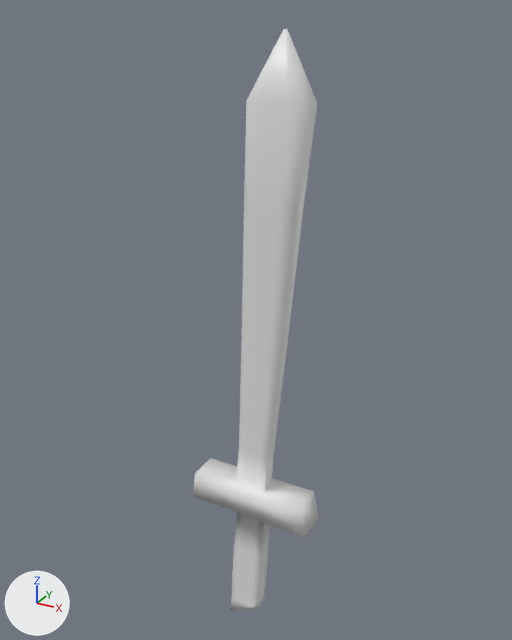
A saved change to the FBX model city-sim/Assets/Models/Sword.fbx.
Both versions are drawn from a 50 mm lens placed at (2.33, -4.13, 4.58), pointed at (-0.02, 0.15, 2.44). Lighting does not change. The marker at lower left points along +X, +Y and +Z.

Script lines for the objects in view, before the commit:
```python
mat_material = principled_material('Material')
mat_material.base_color = (0.8, 0.8, 0.8)  # white #e7e7e7
mat_material.roughness = 0.4
me_cube = bpy.data.meshes.new('Cube')
me_cube.from_pydata(...)  # 166 vertices, 152 faces; spans x -0.47..0.56, y -0.13..0.13, z -0.32..4.46
me_cube.materials.append(mat_material)  # white #e7e7e7
ob_cube = bpy.data.objects.new('Cube', me_cube)
ob_cube.location = (0.0, 0.0, 0.0)
```
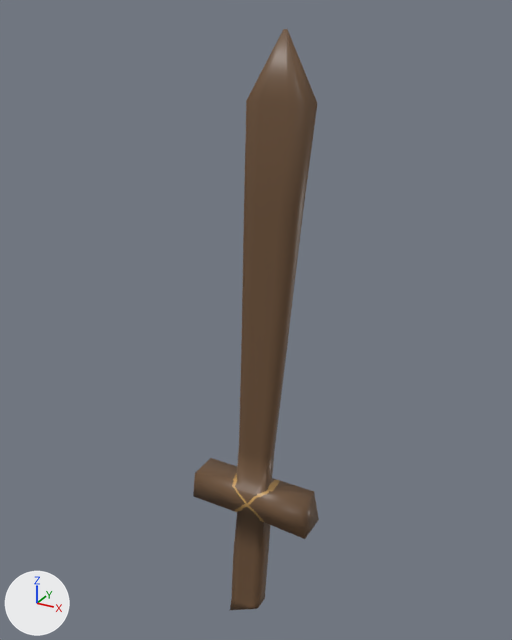
The newer file is also turned or shifted as a whole; pictures and numbers use the older file's frame.

Where the change shows, as pixel boxes (x1, y1, x2, y2) in the pictures (512 x 640 px):
```json
{"object": "Cube", "change": "surface changed", "before": [193, 29, 319, 610], "after": [193, 29, 319, 610], "on screen": "grey to brown"}
```

Scene script edits in JSON lines:
```json
{"op": "add", "block": "img_sword_png", "code": ["img_sword_png = load_image('sword.png', '../Textures/sword.png', 1024, 1024, 'sRGB')"]}
{"op": "remove", "block": "mat_material", "code": "mat_material.base_color = (0.8, 0.8, 0.8)  # white #e7e7e7"}
{"op": "add", "block": "mat_material", "code": "mat_material.texture = img_sword_png"}
```
